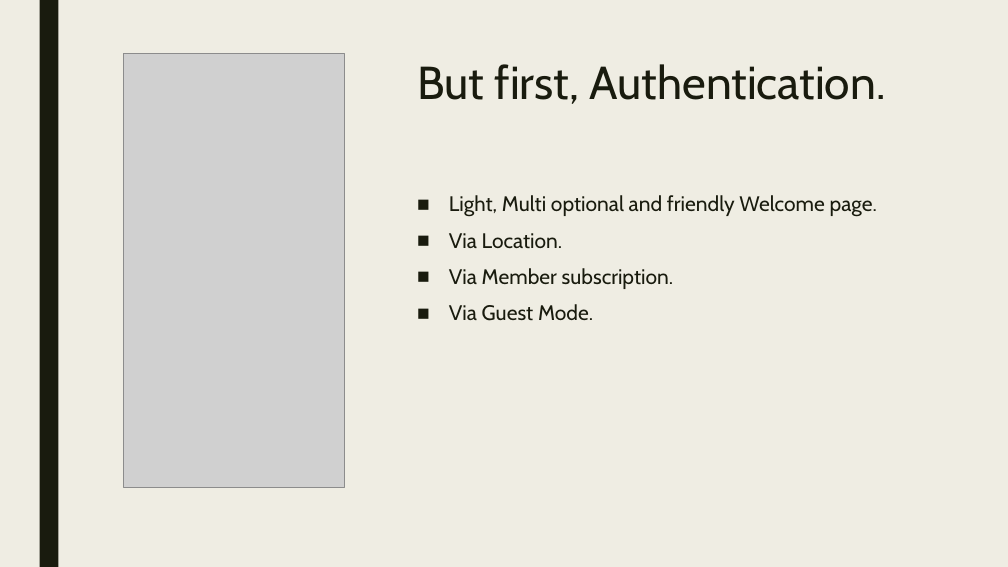
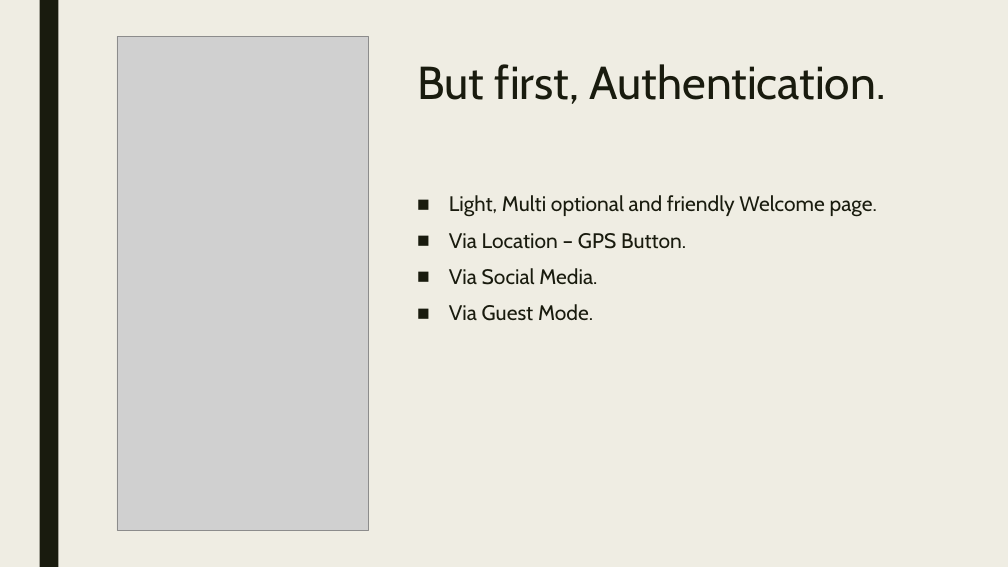
Before and after one commit to itamar659/Final-Project, a slide deck: slide 5 of App - Sadna.pptx. Drawn at 1008x567 pixels with LibreOffice and Linux fonts; fonts in the diff are those of the drawing; grey boxes stand for pictures. Boxes give left, top, right and bottom in pixels: in the first picture for what was removed or moved away, otherwise in the second. Text is boxed around its words. In the diff, an @@ line names an element or a change of style, - is before the commit and + after.

```diff
--- a/App - Sadna.pptx
+++ b/App - Sadna.pptx
@@ picture: place and size @@
-picture at [124,54,344,488]
+picture at [117,36,368,531]
@@ text at [449,233,686,285]: text changed @@
-■ Via Location.
-■ Via Member subscription.
+■ Via Location – GPS Button.
+■ Via Social Media.
```
Also in this commit, not shown: 11 other slides changed, 5 slides added, 1 slide removed, 1 other file.
